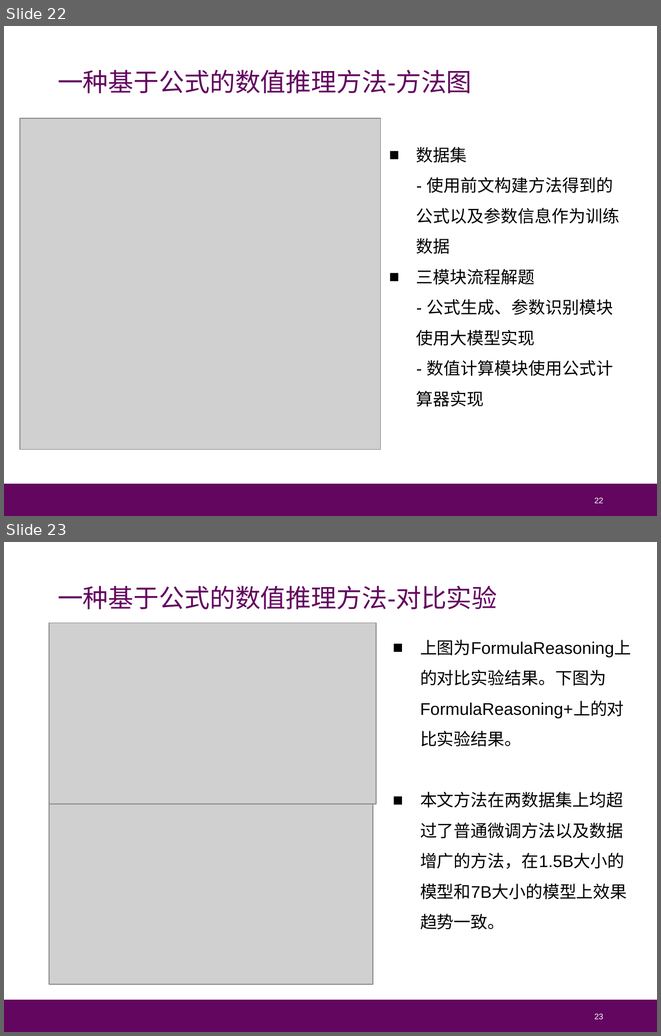
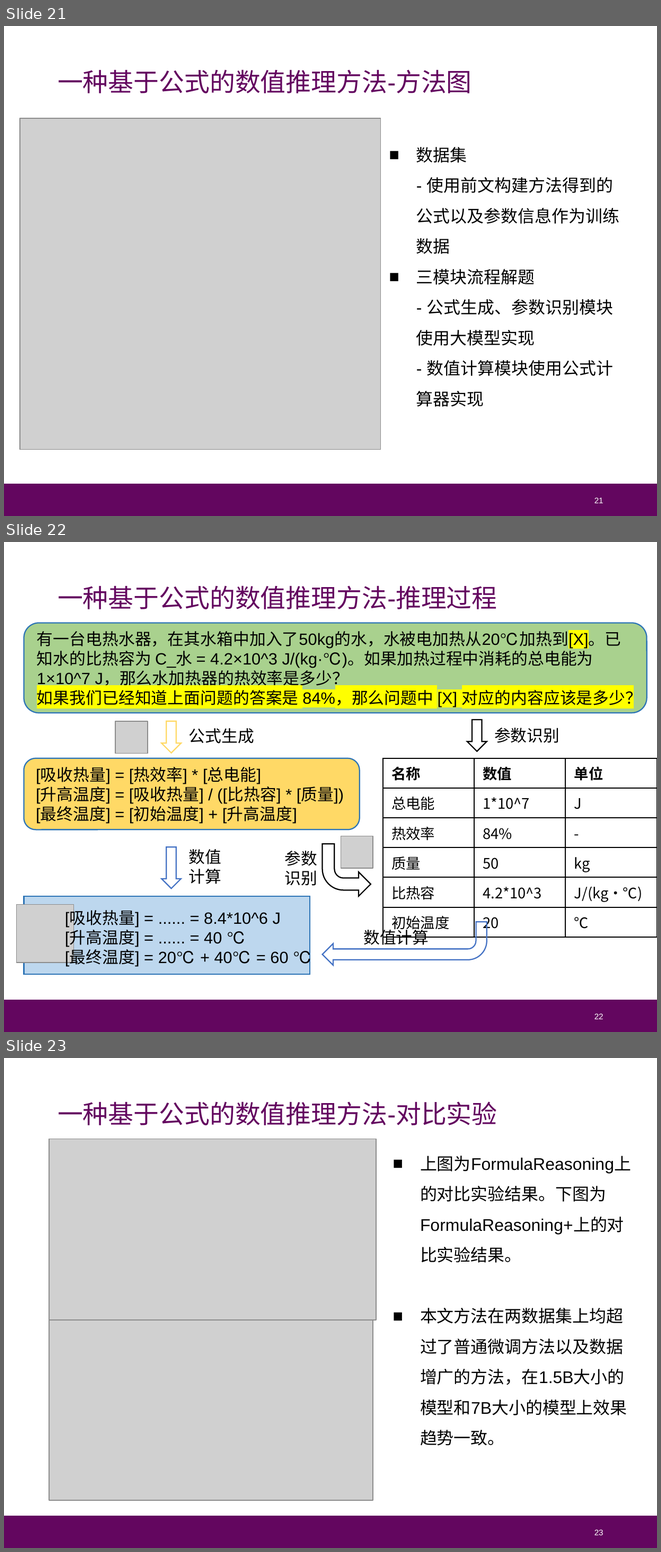
Before and after one commit to Cat-Overflow/NJU_thesis, a slide deck: 毕业答辩/论文答辩_朱博林.pptx. Shown one above the other, each under a label of ours: slides 22 and 23 before the commit, slides 21, 22 and 23 after it. The pictures are 661x1036 and 661x1552 pixels, drawn with LibreOffice and Linux fonts; fonts in the diff are those of the drawing; grey boxes stand for pictures. Boxes give left, top, right and bottom in pixels: in the first picture for what was removed or moved away, otherwise in the second. Text is boxed around its words. In the diff, an @@ line names an element or a change of style, - is before the commit and + after.

```diff
--- a/毕业答辩/论文答辩_朱博林.pptx
+++ b/毕业答辩/论文答辩_朱博林.pptx
@@ slide 22 added at [4,542,657,1032], background #FFFFFF; not listed: 1 template element that a slide beside it also shows @@
@@ text added at [58,585,497,609], 21 pt, text #63065F @@
+一种基于公式的数值推理方法-推理过程
@@ rounded rectangle added at [24,623,646,713], fill #A9D18E, outline #2E75B6 1 pt, 13.6 pt, text #000000 @@
+有一台电热水器，在其水箱中加入了50kg的水，水被电加热从20℃加热到[X]。已知水的比热容为 C_水 = 4.2×10^3 J/(kg·℃)。如果加热过程中消耗的总电能为 1×10^7 J，那么水加热器的热效率是多少？
+如果我们已经知道上面问题的答案是 84%，那么问题中 [X] 对应的内容应该是多少？
@@ picture added at [115,721,148,753] @@
@@ down arrow added at [161,721,180,752], outline #FFD966 1 pt @@
@@ text added at [189,728,254,743], 13.6 pt, text #000000 @@
+公式生成
@@ down arrow added at [467,720,486,751], outline #000000 1 pt @@
@@ text added at [494,728,559,743], 13.6 pt, text #000000 @@
+参数识别
@@ rounded rectangle added at [24,758,360,829], fill #FFD966, outline #2E75B6 1 pt, 13.6 pt, text #000000 @@
+[吸收热量] = [热效率] * [总电能]
+[升高温度] = [吸收热量] / ([比热容] * [质量])
+[最终温度] = [初始温度] + [升高温度]
@@ table added at [382,758,656,934], 6 rows, 3 columns @@
+名称 | 数值 | 单位
+总电能 | 1*10^7 | J
+热效率 | 84% | -
+质量 | 50 | kg
+比热容 | 4.2*10^3 | J/(kg·℃)
+初始温度 | 20 | ℃
@@ bent arrow added at [322,844,371,896], outline #000000 1 pt @@
@@ picture added at [341,836,373,868] @@
@@ down arrow added at [161,846,180,888], outline #4472C4 1 pt @@
@@ text added at [189,849,222,884], 13.6 pt, text #000000 @@
+数值计算
@@ text added at [284,850,317,885], 13.6 pt, text #000000 @@
+参数识别
@@ picture added at [16,905,73,963] @@
@@ rectangle added at [24,896,310,974], fill #BDD7EE, outline #2E75B6 1 pt @@
@@ text added at [65,911,312,967], 13.6 pt, text #000000 @@
+[吸收热量] = ...... = 8.4*10^6 J
+[升高温度] = ...... = 40 ℃
+[最终温度] = 20℃ + 40℃ = 60 ℃
@@ bent arrow added at [322,921,486,964], outline #4472C4 1 pt @@
@@ text added at [363,927,429,945], 13.6 pt, text #000000 @@
+数值计算
@@ page number added at [594,1013,603,1019], 6.8 pt, text #FFFFFF @@
+22
@@ what was slide 22 is now slide 21 @@
@@ page number at [594,497,603,503]: text changed @@
-22
+21
```
Also in this commit, not shown: 1 slide changed, 1 slide removed, 1 other file.
